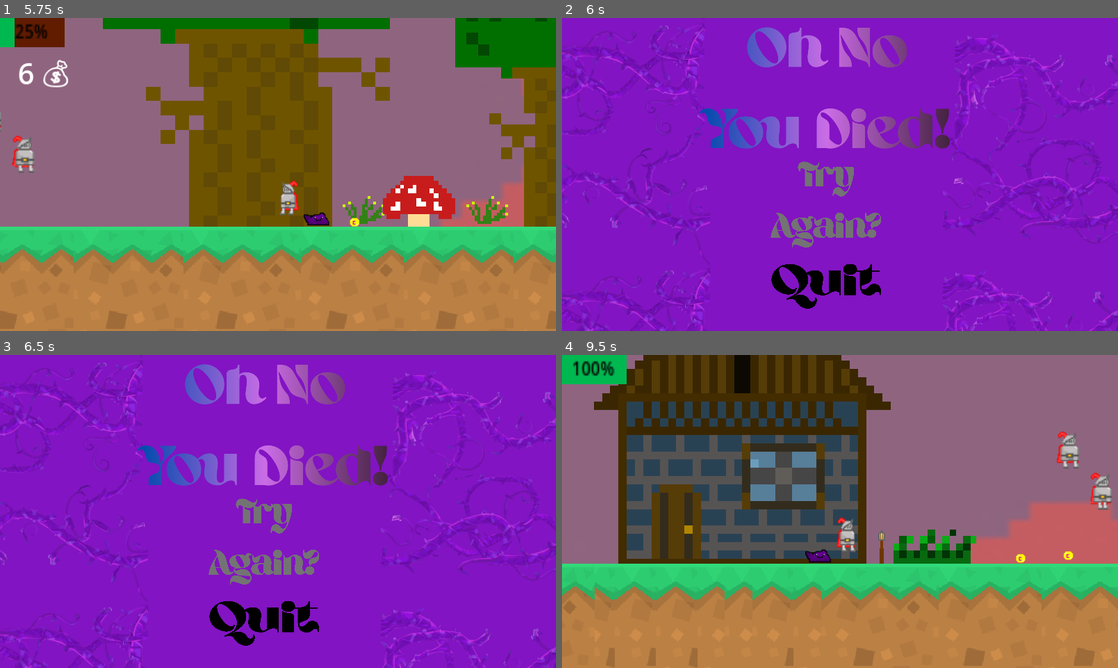
Above: before the commit, frames 1-4 (two rows, left to right).
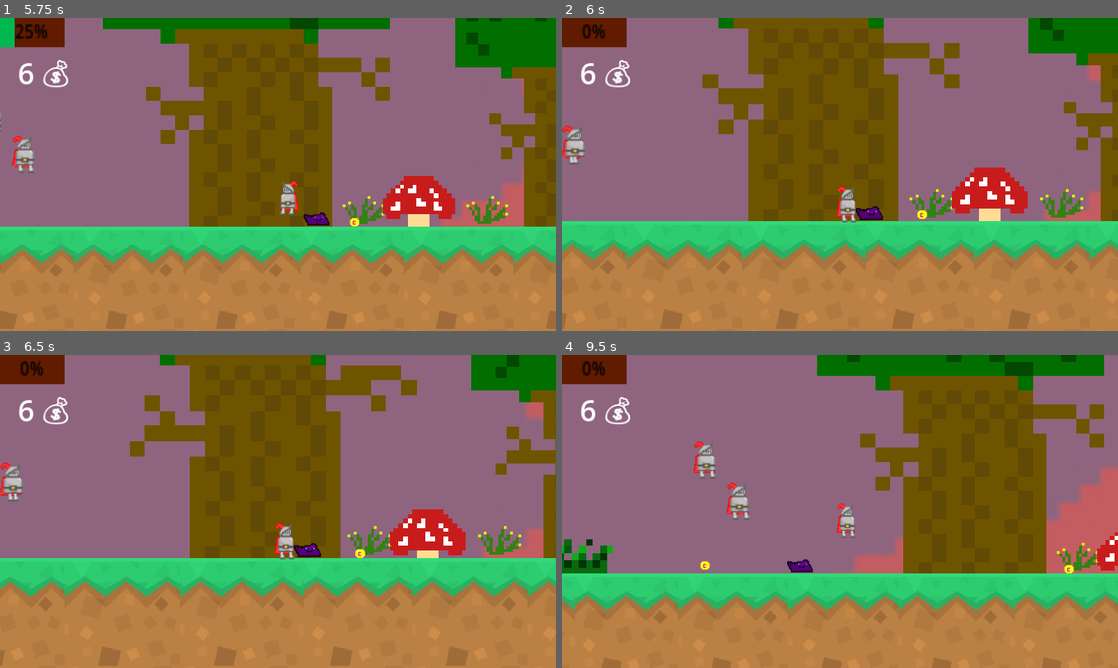
Above: after the commit, the same moments.

Repository: NotCritKai/TCITC
Game: Godot game, scene res://scenes/Main_Menu.tscn
The game is run twice, just before and just after one commit, with the same random seed, the same clock (stepped at 60 frames per second) and the same inputs.
Inputs (mouse positions are in pixels of both pictures, inside the frame that each line leads up to):
- Up to frame 1 (5.75 s): click (100, 299) at 0.5 s; move the mouse to (400, 158) at 1.27 s; hold Mouse wheel up (zoom_in) 1.28-2.03 s; hold D (move_right) 1.28-2.78 s; tap W (jump) at 1.52, 2.27, 3.77, 4.52, 5.27 s; move the mouse to (166, 190) at 2.02 s; tap Mouse wheel down (zoom_out) at 2.1, 3.6, 5.1 s; move the mouse to (333, 105) at 2.77 s; hold A (move_left) 2.78-3.53 s; hold Mouse wheel up (zoom_in) 2.78-3.53 s; move the mouse to (250, 237) at 3.52 s; hold D (move_right) 3.53-5.03 s; move the mouse to (444, 221) at 4.27 s; hold Mouse wheel up (zoom_in) 4.28-5.03 s; move the mouse to (111, 127) at 5.02 s; hold A (move_left) from 5.03 s (still down)
- Up to frame 2 (6 s): move the mouse to (867, 174) at 5.77 s; release A (move_left) at 5.78 s; hold D (move_right) from 5.78 s (still down); hold Mouse wheel up (zoom_in) from 5.78 s (still down)
- Up to frame 3 (6.5 s): keep holding D (move_right); keep holding Mouse wheel up (zoom_in)
- Up to frame 4 (9.5 s): release D (move_right) at 6.5 s; release Mouse wheel up (zoom_in) at 6.5 s; click (823, 539) at 6.52 s; move the mouse to (756, 433) at 7.27 s; hold A (move_left) 7.28-8.78 s; tap Mouse wheel down (zoom_out) at 7.35, 8.85 s; tap W (jump) at 7.52, 8.27, 9.02 s; move the mouse to (962, 495) at 8.02 s; hold Mouse wheel up (zoom_in) 8.03-8.78 s; move the mouse to (728, 527) at 8.77 s; hold D (move_right) from 8.78 s (still down)

Frame 1 is identical in both runs. In frame 2, 100% of the frame differs, in the area x 0-100%, y 0-100%; in frame 3, 100%; in frame 4, 62%.

Commit message:
Commenting future death fix
Not currently working, so commented

Diff:
--- a/scripts/player.gd
+++ b/scripts/player.gd
@@ -16,7 +16,7 @@
 var gravity: float = ProjectSettings.get_setting("physics/2d/default_gravity")
 
 @onready var sprite: Sprite2D = $Sprite2D
-
+@onready var death_screen: PackedScene = preload("res://scenes/death_menu.tscn")
 
 @onready var health_bar: ProgressBar = $CanvasLayer/ProgressBar
 
@@ -66,8 +66,11 @@
 		#DEATH SCREEN
 		#----------------
 #if players health is under zero, changes to death screen
-		if currentHealth <= 0:
-			get_tree().change_scene_to_file("res://scenes/death_menu.tscn")
+		#if currentHealth <= 0:
+			#var scene = death_screen.instantiate()
+			#get_parent().add_child(scene)
+			#scene.position = Vector2(-380, -240)
+			#scene.scale = Vector2(0.5, 0.5)
 
 
 func die() -> void:
